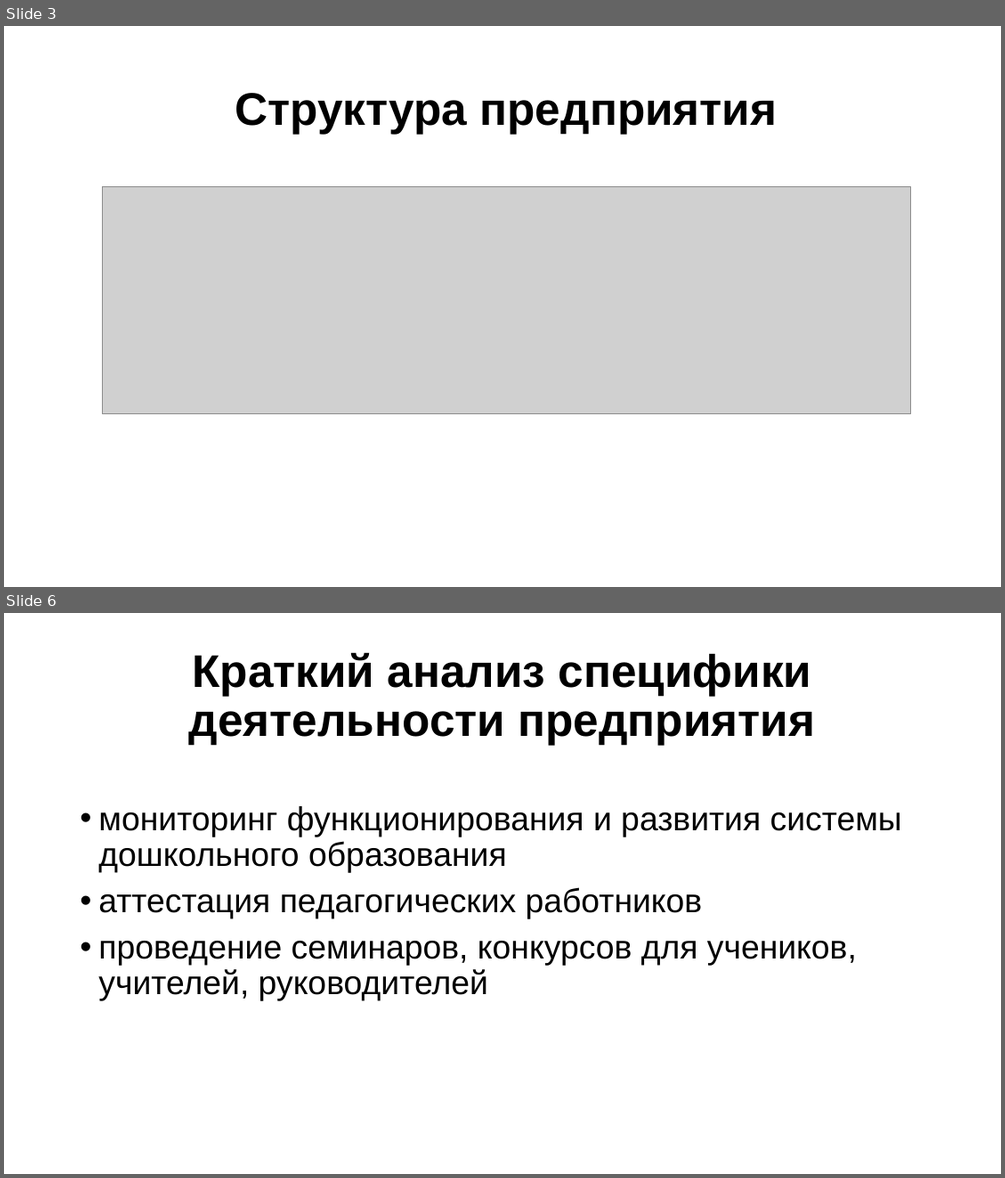
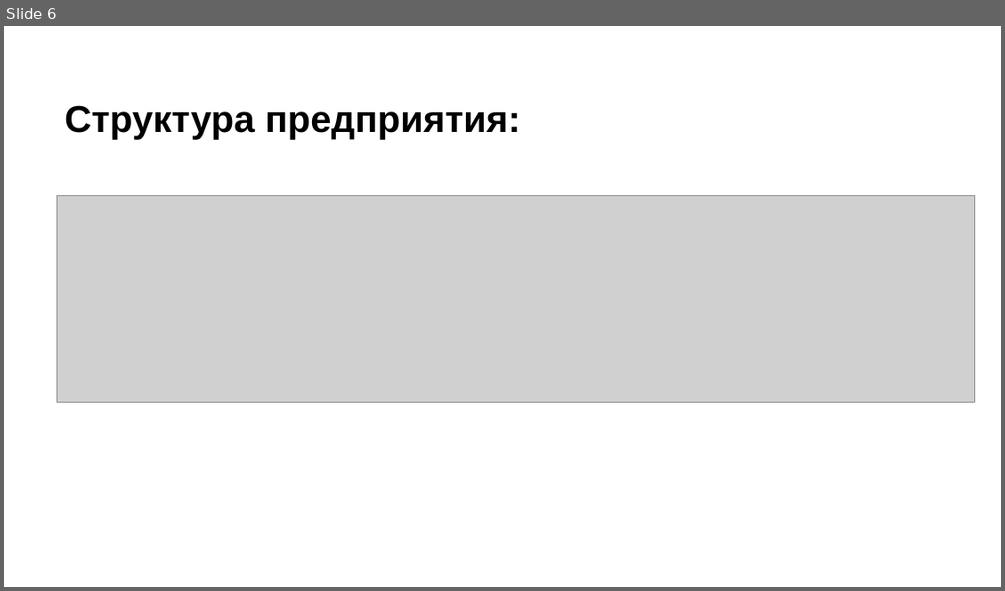
Before and after one commit to dsyt17/works, a slide deck: Отчет по практике/Отчет Гончаров.pptx. Shown one above the other, each under a label of ours: slides 3 and 6 before the commit, slide 6 after it; the slides between them are not shown. The pictures are 1005x1178 and 1005x591 pixels, drawn with LibreOffice and Linux fonts; fonts in the diff are those of the drawing; grey boxes stand for pictures. Boxes give left, top, right and bottom in pixels: in the first picture for what was removed or moved away, otherwise in the second. Text is boxed around its words. In the diff, an @@ line names an element or a change of style, - is before the commit and + after.

```diff
--- a/Отчет по практике/Отчет Гончаров.pptx
+++ b/Отчет по практике/Отчет Гончаров.pptx
@@ slide 6 removed at box(4, 613, 1001, 1174), background #FFFFFF @@
@@ title removed at box(189, 652, 815, 745) @@
-Краткий анализ специфики деятельности предприятия
@@ text removed at box(98, 806, 902, 1001) @@
-• мониторинг функционирования и развития системы дошкольного образования
-• аттестация педагогических работников
-• проведение семинаров, конкурсов для учеников, учителей, руководителей
@@ what was slide 3 is now slide 6 @@
@@ slide 6 changed as well @@
@@ text "Структура предприятия:" at box(65, 105, 520, 139): vertical alignment middle to top @@
@@ text at box(65, 105, 520, 139): text changed; size 44 to 36 pt @@
-Структура предприятия
+Структура предприятия:
@@ picture: place and size @@
-picture at box(102, 187, 910, 413)
+picture at box(57, 196, 975, 402)
```
Also in this commit, not shown: 2 other slides changed, 8 slides added, 6 other slides removed.
